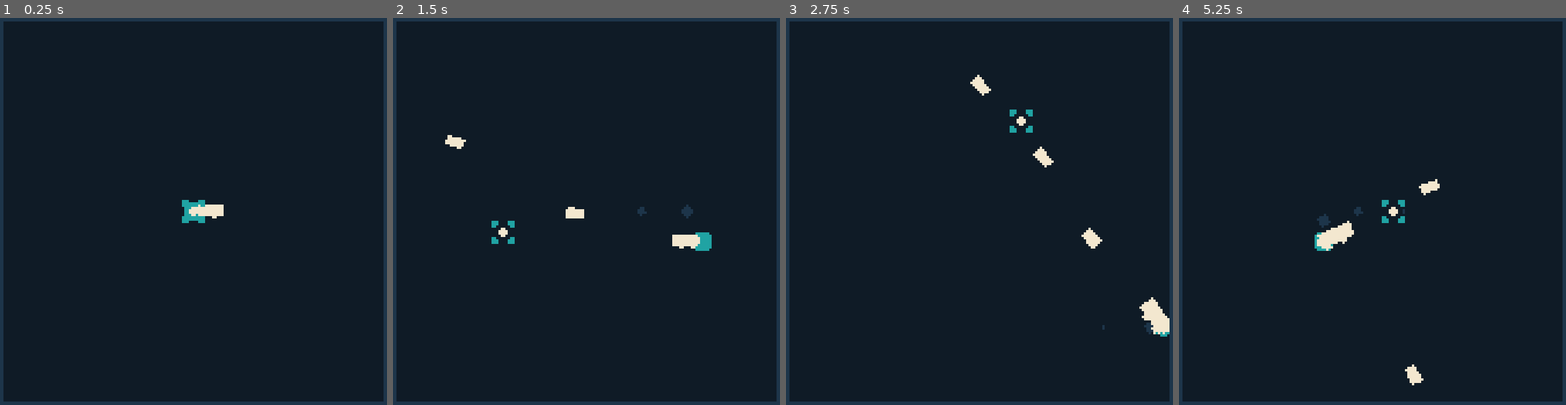
Above: before the commit, frames 1-4 (left to right).
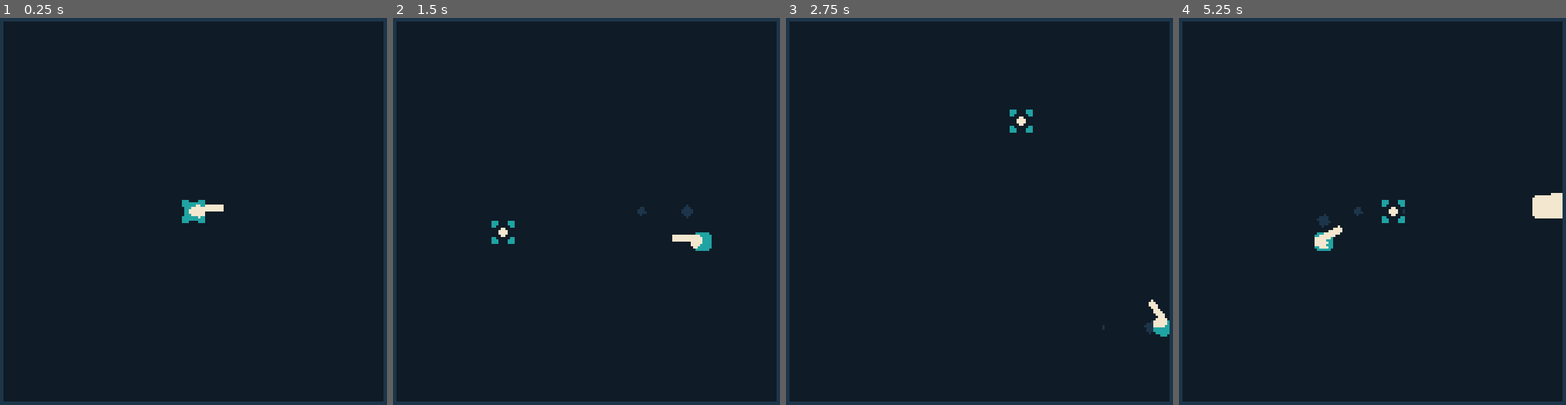
Above: after the commit, the same moments.

Repository: thcheetah777/Rogue
Game: Godot game, scene res://main.tscn
Same seed, same stepped clock (60 frames per second), same inputs: the game is played once before the commit and once after it.
Inputs (mouse positions are in pixels of both pictures, inside the frame that each line leads up to):
- Up to frame 1 (0.25 s): no input
- Up to frame 2 (1.5 s): tap Enter at 0.5 s; move the mouse to (679, 192) at 0.52 s; press the mouse at (679, 192) at 0.53 s; hold D (right) 0.53-1.28 s; move the mouse to (501, 230) at 1.27 s; release the mouse at (501, 230) at 1.28 s; hold S (down) from 1.28 s (still down); click (501, 230) at 1.35 s
- Up to frame 3 (2.75 s): move the mouse to (1022, 118) at 2.02 s; release S (down) at 2.03 s; press the mouse at (1022, 118) at 2.03 s; hold D (right) from 2.03 s (still down)
- Up to frame 4 (5.25 s): move the mouse to (1353, 296) at 2.77 s; release D (right) at 2.78 s; release the mouse at (1353, 296) at 2.78 s; hold W (up) 2.78-3.53 s; click (1353, 296) at 2.85 s; move the mouse to (1496, 273) at 3.52 s; press the mouse at (1496, 273) at 3.53 s; hold A (left) 3.53-5.03 s; move the mouse to (1248, 149) at 4.27 s; release the mouse at (1248, 149) at 4.28 s; click (1248, 149) at 4.35 s; move the mouse to (1391, 211) at 5.02 s; press the mouse at (1391, 211) at 5.03 s; hold S (down) from 5.03 s (still down)

The runs differ from the first frame. In frame 1, less than 0.1% of the frame differs, in the area x 50-58%, y 48-52%; in frame 2, 0.3%; in frame 3, 0.7%; in frame 4, 1.0%, in the area x 35-100%, y 41-95%.

Commit message:
🔫 another gun

Diff:
--- /dev/null
+++ b/guns/machine-gun.tres
@@ -0,0 +1,16 @@
+[gd_resource type="Resource" script_class="GunSettings" load_steps=3 format=3 uid="uid://civldxor3hwnr"]
+
+[ext_resource type="Script" path="res://gun_settings.gd" id="1_g6qqy"]
+[ext_resource type="Texture2D" uid="uid://c6yw8fwyobaer" path="res://assets/machine-gun.png" id="2_to43s"]
+
+[resource]
+script = ExtResource("1_g6qqy")
+sprite = ExtResource("2_to43s")
+bullet_size = 0.5
+bullet_speed = 400
+fire_rate = 12.0
+spread = 12.0
+damage = 0.5
+offset = 7
+kick = 2
+expand = 1.3
--- a/guns/shotgun.tres
+++ b/guns/shotgun.tres
@@ -1,16 +1,16 @@
-[gd_resource type="Resource" script_class="GunSettings" load_steps=3 format=3 uid="uid://civldxor3hwnr"]
+[gd_resource type="Resource" script_class="GunSettings" load_steps=3 format=3 uid="uid://cmktjxl5qsg3n"]
 
 [ext_resource type="Script" path="res://gun_settings.gd" id="1_g6qqy"]
-[ext_resource type="Texture2D" uid="uid://c6yw8fwyobaer" path="res://assets/machine-gun.png" id="2_to43s"]
+[ext_resource type="Texture2D" uid="uid://caaiibtoe7lja" path="res://assets/shotgun.png" id="2_1qdkx"]
 
 [resource]
 script = ExtResource("1_g6qqy")
-sprite = ExtResource("2_to43s")
-bullet_size = 0.5
-bullet_speed = 400
-fire_rate = 12.0
-spread = 12.0
-damage = 0.5
-offset = 7
-kick = 2
-expand = 1.3
+sprite = ExtResource("2_1qdkx")
+bullet_size = 1.1
+bullet_speed = 500
+fire_rate = 1.0
+spread = 0.0
+damage = 5.0
+offset = 6
+kick = 8
+expand = 1.5
Not shown: 1 places in player.tscn that only renumber resources
